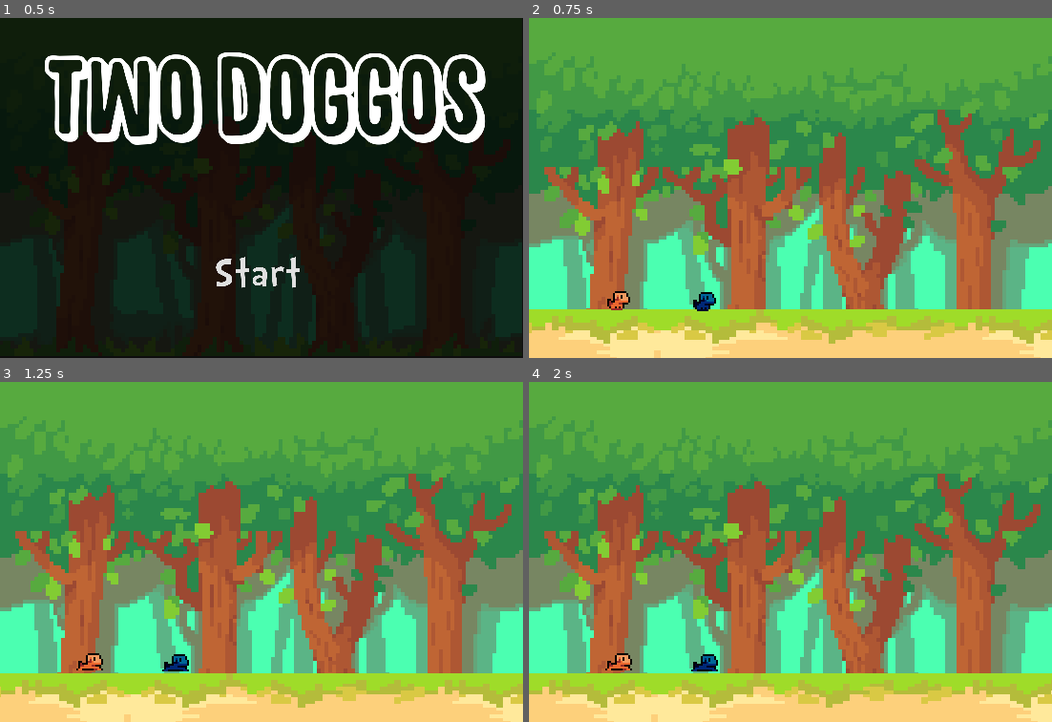
Above: before the commit, frames 1-4 (two rows, left to right).
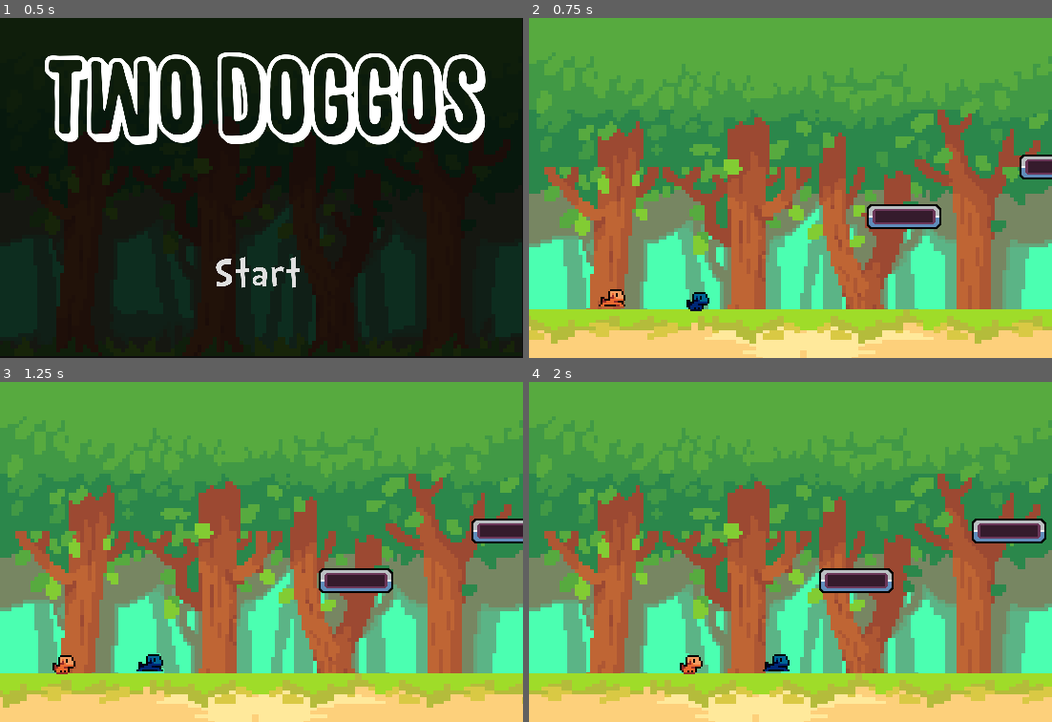
Above: after the commit, the same moments.

Repository: godotcon18jam/DashMaster
Game: Godot game, scene res://stages/menu.tscn
Same seed, same stepped clock (60 frames per second), same inputs: the game is played once before the commit and once after it. Before the commit the project starts from res://start.tscn.
Inputs:
- Up to frame 1 (0.5 s): no input
- Up to frame 2 (0.75 s): click "Start" at 0.5 s
- Up to frame 3 (1.25 s): no input
- Up to frame 4 (2 s): hold Right (ui_right) from 1.28 s (still down)

Frame 1 is identical in both runs. In frame 2, 9.6% of the frame differs, in the area x 0-100%, y 40-100%; in frame 3, 9.1%; in frame 4, 9.5%.

Commit message:
trying to fix velocity
A lot of fixes

Diff:
--- a/PlatformSpawner.gd
+++ /dev/null
@@ -1,13 +0,0 @@
-extends Node2D
-
-var PlatformNode = preload("res://platform.tscn")
-
-
-func _process(delta):
-    if get_node("Timer").is_stopped():
-        var platform = PlatformNode.instance()
-
-        platform.position.x = 137 + platform.get_node("sprite").texture.get_width()
-        platform.position.y = range(40, 80)[randi()%range(40, 80).size()]
-        add_child(platform)
-        get_node("Timer").start()
--- a/PlatformTest.tscn
+++ /dev/null
@@ -1,14 +0,0 @@
-[gd_scene load_steps=2 format=2]
-
-[ext_resource path="res://PlatformSpawner.gd" type="Script" id=1]
-
-[node name="spawner" type="Node2D"]
-
-script = ExtResource( 1 )
-
-[node name="Timer" type="Timer" parent="." index="0"]
-
-process_mode = 1
-wait_time = 0.8
-one_shot = true
-autostart = false
--- a/platform.gd
+++ /dev/null
@@ -1,11 +0,0 @@
-extends StaticBody2D
-
-
-onready var sprite = $sprite
-
-
-func _process(delta):
-    position.x -= self.get_viewport().size.x / 137 * 0.0025
-
-    if position.x + self.sprite.texture.get_width() < 0:
-        self.queue_free()
--- a/project.godot
+++ b/project.godot
@@ -11,16 +11,15 @@
 [application]
 
 config/name="DashMaster"
-run/main_scene="res://start.tscn"
+run/main_scene="res://stages/menu.tscn"
 config/icon="res://icon.png"
 
 [display]
 
 window/size/width=137
 window/size/height=89
-window/size/test_width=548
-window/size/test_height=356
-window/dpi/allow_hidpi=true
+window/size/test_width=1644
+window/size/test_height=1068
 window/stretch/mode="2d"
 
 [input]
@@ -32,10 +31,6 @@
 , Object(InputEventJoypadButton,"resource_local_to_scene":false,"resource_name":"","device":1,"button_index":12,"pressure":0.0,"pressed":false,"script":null)
  ]
 
-[physics]
-
-2d/default_gravity=235
-
 [rendering]
 
 environment/default_environment="res://default_env.tres"
--- a/scenes/main.tscn
+++ /dev/null
@@ -1,86 +0,0 @@
-[gd_scene load_steps=9 format=2]
-
-[ext_resource path="res://scripts/main.gd" type="Script" id=1]
-[ext_resource path="res://PlatformTest.tscn" type="PackedScene" id=2]
-[ext_resource path="res://assets/background_01.png" type="Texture" id=3]
-[ext_resource path="res://scripts/starting_platform.gd" type="Script" id=4]
-[ext_resource path="res://assets/starting_platform_1.png" type="Texture" id=5]
-[ext_resource path="res://player.tscn" type="PackedScene" id=6]
-[ext_resource path="res://sounds/theme-1.ogg" type="AudioStream" id=7]
-
-[sub_resource type="RectangleShape2D" id=1]
-
-custom_solver_bias = 0.0
-extents = Vector2( 33.7137, 6.73697 )
-
-[node name="main" type="Node"]
-
-script = ExtResource( 1 )
-
-[node name="spawner" parent="." index="0" instance=ExtResource( 2 )]
-
-_sections_unfolded = [ "Z Index" ]
-
-[node name="background" type="Sprite" parent="." index="1"]
-
-z_index = -1
-texture = ExtResource( 3 )
-centered = false
-_sections_unfolded = [ "Animation", "Offset", "Z Index" ]
-
-[node name="starting_platform" type="StaticBody2D" parent="." index="2"]
-
-editor/display_folded = true
-position = Vector2( 6, 78 )
-input_pickable = false
-collision_layer = 1
-collision_mask = 1
-constant_linear_velocity = Vector2( 0, 0 )
-constant_angular_velocity = 0.0
-friction = 1.0
-bounce = 0.0
-script = ExtResource( 4 )
-_sections_unfolded = [ "Collision", "Transform" ]
-
-[node name="sprite" type="Sprite" parent="starting_platform" index="0"]
-
-position = Vector2( -26.7124, 12.5906 )
-scale = Vector2( 0.895302, 0.895302 )
-texture = ExtResource( 5 )
-
-[node name="sprite2" type="Sprite" parent="starting_platform" index="1"]
-
-position = Vector2( 84.1665, 12.5906 )
-scale = Vector2( 0.895302, 0.895302 )
-texture = ExtResource( 5 )
-
-[node name="collision" type="CollisionShape2D" parent="starting_platform" index="2"]
-
-position = Vector2( 43.3824, 4.99213 )
-scale = Vector2( 2.91623, 1 )
-shape = SubResource( 1 )
-
-[node name="endmarker" type="Position2D" parent="starting_platform" index="3"]
-
-position = Vector2( 142, 0 )
-
-[node name="player1" parent="." index="3" instance=ExtResource( 6 )]
-
-position = Vector2( 23.6165, 73.9528 )
-JUMPSPEED = -110
-
-[node name="player2" parent="." index="4" instance=ExtResource( 6 )]
-
-position = Vector2( 46.0011, 73.6048 )
-JUMPSPEED = -110
-player = "player_2"
-
-[node name="music" type="AudioStreamPlayer2D" parent="." index="5"]
-
-stream = ExtResource( 7 )
-volume_db = 10.0
-autoplay = true
-max_distance = 2000.0
-attenuation = 1.0
-bus = "Master"
-area_mask = 1
--- a/platform.tscn
+++ b/scenes/platform.tscn
@@ -1,12 +1,12 @@
 [gd_scene load_steps=4 format=2]
 
-[ext_resource path="res://platform.gd" type="Script" id=1]
+[ext_resource path="res://scripts/platform.gd" type="Script" id=1]
 [ext_resource path="res://assets/energy-bar.png" type="Texture" id=2]
 
 [sub_resource type="RectangleShape2D" id=1]
 
 custom_solver_bias = 0.0
-extents = Vector2( 2.46379, 3.29323 )
+extents = Vector2( 10, 3.29323 )
 
 [node name="platform" type="StaticBody2D"]
 
@@ -28,8 +28,11 @@
 
 [node name="CollisionShape2D" type="CollisionShape2D" parent="." index="1"]
 
-position = Vector2( -0.0146036, -2.63452 )
-scale = Vector2( 3.93307, 0.196334 )
 shape = SubResource( 1 )
 one_way_collision = true
 _sections_unfolded = [ "Transform" ]
+
+[node name="marker" type="Position2D" parent="." index="2"]
+
+position = Vector2( 10, 0 )
+_sections_unfolded = [ "Transform" ]
--- a/player.tscn
+++ b/scenes/player.tscn
@@ -1,10 +1,10 @@
 [gd_scene load_steps=9 format=2]
 
-[ext_resource path="res://player.gd" type="Script" id=1]
-[ext_resource path="res://dog_1.png" type="Texture" id=2]
-[ext_resource path="res://dog_2.png" type="Texture" id=3]
-[ext_resource path="res://assets/dog_3.png" type="Texture" id=4]
-[ext_resource path="res://assets/dog_4.png" type="Texture" id=5]
+[ext_resource path="res://scripts/player.gd" type="Script" id=1]
+[ext_resource path="res://assets/dog_3.png" type="Texture" id=2]
+[ext_resource path="res://assets/dog_4.png" type="Texture" id=3]
+[ext_resource path="res://assets/dog_1.png" type="Texture" id=4]
+[ext_resource path="res://assets/dog_2.png" type="Texture" id=5]
 [ext_resource path="res://sounds/jump.wav" type="AudioStream" id=6]
 
 [sub_resource type="SpriteFrames" id=1]
@@ -12,12 +12,12 @@
 animations = [ {
 "frames": [ ExtResource( 2 ), ExtResource( 3 ) ],
 "loop": true,
-"name": "player_1",
+"name": "player_2",
 "speed": 5.0
 }, {
 "frames": [ ExtResource( 4 ), ExtResource( 5 ) ],
 "loop": true,
-"name": "player_2",
+"name": "player_1",
 "speed": 5.0
 } ]
 
@@ -26,13 +26,13 @@
 custom_solver_bias = 0.0
 extents = Vector2( 3.49923, 2.25009 )
 
-[node name="dog" type="RigidBody2D"]
+[node name="dog" type="RigidBody2D" index="0"]
 
 input_pickable = false
 collision_layer = 1
 collision_mask = 1
 mode = 2
-mass = 0.327023
+mass = 1.0
 friction = 1.0
 bounce = 0.0
 gravity_scale = 1.0
@@ -56,6 +56,7 @@
 scale = Vector2( 0.5, 0.5 )
 frames = SubResource( 1 )
 animation = "player_1"
+frame = 1
 playing = true
 _sections_unfolded = [ "Transform", "Z Index" ]
 
--- /dev/null
+++ b/scenes/spawner_platforms.tscn
@@ -0,0 +1,9 @@
+[gd_scene load_steps=2 format=2]
+
+[ext_resource path="res://scripts/spawner_platforms.gd" type="Script" id=1]
+
+[node name="spawner" type="Node2D"]
+
+script = ExtResource( 1 )
+
+[node name="container" type="Node" parent="." index="0"]
--- a/scripts/camera.gd
+++ b/scripts/camera.gd
@@ -4,5 +4,8 @@
 onready var player = get_parent().get_node("player")
 
 
-func _fixed_process(delta):
-    self.position = player.position
+func _process(delta):
+    # TODO: next thing is to add a count down before players starts
+
+    # camera moves forward
+    self.position.x += 10 * delta
--- a/scripts/main.gd
+++ b/scripts/game.gd
@@ -4,8 +4,8 @@
 func _ready():
     randomize()
 
-    $player1.connect("died", self, "_player_1_died")
-    $player2.connect("died", self, "_player_2_died")
+    #$player1.connect("died", self, "_player_1_died")
+    #$player2.connect("died", self, "_player_2_died")
 
 
 func _player_1_died():
--- /dev/null
+++ b/scripts/menu.gd
@@ -0,0 +1,9 @@
+extends CanvasLayer
+
+
+func _ready():
+    $start.connect("pressed", self, "_on_start_pressed")
+
+
+func _on_start_pressed():
+    get_tree().change_scene("res://stages/game.tscn")
--- /dev/null
+++ b/scripts/platform.gd
@@ -0,0 +1,10 @@
+extends StaticBody2D
+
+
+onready var camera = get_tree().get_current_scene().get_node("camera")
+
+
+func _process(delta):
+    if $marker.global_position.x < self.camera.global_position.x:
+        print("cleaning platform")
+        self.queue_free()
--- a/player.gd
+++ b/scripts/player.gd
@@ -15,9 +15,15 @@
     $sprite.animation = self.player
 
 
-func _process(delta):
+func _physics_process(delta):
+    if Input.is_action_pressed("ui_right"):
+        self.apply_impulse(Vector2(0, 0), Vector2(4, 0))
+
+    if Input.is_action_pressed("ui_left"):
+        self.apply_impulse(Vector2(0, 0), Vector2(-4, 0))
+
     if Input.is_action_just_pressed("%s_up" % self.player) and self.jump_count < 2:
-        self.linear_velocity.y = JUMPSPEED
+        self.set_axis_velocity(Vector2(1, -50))
         self.jump_count += 1
         $sound_jump.play()
 
--- /dev/null
+++ b/scripts/spawner_platforms.gd
@@ -0,0 +1,32 @@
+extends Node2D
+
+const scn_platforms = preload("res://scenes/platform.tscn")
+const AMOUNT_TO_FILL_VIEW = 7
+
+
+func _ready():
+    randomize()
+    for i in range(AMOUNT_TO_FILL_VIEW):
+        spawn_and_move()
+
+
+func spawn_and_move():
+    print("spawn and move")
+    spawn_platform()
+    go_next_pos()
+
+
+func spawn_platform():
+    var new_platform = scn_platforms.instance()
+
+    new_platform.position = self.position
+    new_platform.position.y = int(rand_range(30, 70))
+
+    # each new platform has its tree_exited signal connected to
+    # the spawn_and_move function
+    new_platform.connect("tree_exited", self, "spawn_and_move")
+    $container.add_child(new_platform)
+
+
+func go_next_pos():
+    self.position = position + Vector2(40, 0)
--- a/scripts/start.gd
+++ /dev/null
@@ -1,12 +0,0 @@
-extends CanvasLayer
-
-# class member variables go here, for example:
-# var a = 2
-# var b = "textvar"
-
-func _ready():
-    $start.connect("pressed", self, "_on_start_pressed")
-
-
-func _on_start_pressed():
-    get_tree().change_scene("res://scenes/main.tscn")
--- a/scripts/starting_platform.gd
+++ b/scripts/starting_platform.gd
@@ -4,11 +4,3 @@
 onready var sprite = $sprite
 
 onready var endmarker = $endmarker
-
-
-func _process(delta):
-    position.x -= self.get_viewport().size.x / 137 * 0.0025
-
-    if self.endmarker.position.x < 0:
-        print("cleaning ")
-        self.queue_free()
--- /dev/null
+++ b/stages/game.tscn
@@ -0,0 +1,124 @@
+[gd_scene load_steps=10 format=2]
+
+[ext_resource path="res://scripts/game.gd" type="Script" id=1]
+[ext_resource path="res://scripts/camera.gd" type="Script" id=2]
+[ext_resource path="res://scripts/starting_platform.gd" type="Script" id=3]
+[ext_resource path="res://assets/starting_platform_1.png" type="Texture" id=4]
+[ext_resource path="res://scenes/spawner_platforms.tscn" type="PackedScene" id=5]
+[ext_resource path="res://scenes/player.tscn" type="PackedScene" id=6]
+[ext_resource path="res://sounds/theme-1.ogg" type="AudioStream" id=7]
+[ext_resource path="res://assets/background_01.png" type="Texture" id=8]
+
+[sub_resource type="RectangleShape2D" id=1]
+
+custom_solver_bias = 0.0
+extents = Vector2( 109.558, 6.73697 )
+
+[node name="main" type="Node"]
+
+script = ExtResource( 1 )
+
+[node name="camera" type="Camera2D" parent="." index="0"]
+
+anchor_mode = 0
+rotating = false
+current = true
+zoom = Vector2( 1, 1 )
+limit_left = -10000000
+limit_top = -10000000
+limit_right = 10000000
+limit_bottom = 10000000
+limit_smoothed = false
+drag_margin_h_enabled = true
+drag_margin_v_enabled = true
+smoothing_enabled = false
+smoothing_speed = 5.0
+offset_v = 0.0
+offset_h = 0.0
+drag_margin_left = 0.2
+drag_margin_top = 0.2
+drag_margin_right = 0.2
+drag_margin_bottom = 0.2
+editor_draw_screen = true
+editor_draw_limits = false
+editor_draw_drag_margin = false
+script = ExtResource( 2 )
+_sections_unfolded = [ "Transform" ]
+
+[node name="starting_platform" type="StaticBody2D" parent="." index="1"]
+
+editor/display_folded = true
+position = Vector2( 6, 78 )
+input_pickable = false
+collision_layer = 1
+collision_mask = 1
+constant_linear_velocity = Vector2( 0, 0 )
+constant_angular_velocity = 0.0
+friction = 1.0
+bounce = 0.0
+script = ExtResource( 3 )
+_sections_unfolded = [ "Collision", "Linear", "Transform" ]
+
+[node name="sprite" type="Sprite" parent="starting_platform" index="0"]
+
+position = Vector2( 13.2876, 12.5906 )
+scale = Vector2( 0.895302, 0.895302 )
+texture = ExtResource( 4 )
+
+[node name="sprite2" type="Sprite" parent="starting_platform" index="1"]
+
+position = Vector2( 124.166, 12.5906 )
+scale = Vector2( 0.895302, 0.895302 )
+texture = ExtResource( 4 )
+
+[node name="collision" type="CollisionShape2D" parent="starting_platform" index="2"]
+
+position = Vector2( 72, 5 )
+shape = SubResource( 1 )
+_sections_unfolded = [ "Transform" ]
+
+[node name="endmarker" type="Position2D" parent="starting_platform" index="3"]
+
+position = Vector2( 182.734, -1.22379 )
+_sections_unfolded = [ "Transform" ]
+
+[node name="spawner" parent="." index="2" instance=ExtResource( 5 )]
+
+position = Vector2( 100, 89 )
+_sections_unfolded = [ "Transform", "Z Index" ]
+
+[node name="player1" parent="." index="3" instance=ExtResource( 6 )]
+
+position = Vector2( 23.6165, 73.9528 )
+JUMPSPEED = -110
+
+[node name="player2" parent="." index="4" instance=ExtResource( 6 )]
+
+position = Vector2( 46.0011, 73.6048 )
+JUMPSPEED = -110
+player = "player_2"
+
+[node name="music" type="AudioStreamPlayer2D" parent="." index="5"]
+
+stream = ExtResource( 7 )
+volume_db = 10.0
+autoplay = true
+max_distance = 2000.0
+attenuation = 1.0
+bus = "Master"
+area_mask = 1
+
+[node name="background" type="CanvasLayer" parent="." index="6"]
+
+layer = -1
+offset = Vector2( 0, 0 )
+rotation = 0.0
+scale = Vector2( 1, 1 )
+transform = Transform2D( 1, 0, 0, 1, 0, 0 )
+
+[node name="sprite" type="Sprite" parent="background" index="0"]
+
+z_index = -1
+texture = ExtResource( 8 )
+centered = false
+_sections_unfolded = [ "Animation", "Offset", "Z Index" ]
--- a/start.tscn
+++ b/stages/menu.tscn
@@ -1,11 +1,11 @@
 [gd_scene load_steps=7 format=2]
 
-[ext_resource path="res://scripts/start.gd" type="Script" id=1]
+[ext_resource path="res://scripts/menu.gd" type="Script" id=1]
 [ext_resource path="res://assets/background_01.png" type="Texture" id=2]
 [ext_resource path="res://fonts/Doctor Soos Light 1.1.ttf" type="DynamicFontData" id=3]
 [ext_resource path="res://fonts/SugarpunchDEMO.otf" type="DynamicFontData" id=4]
 
-[sub_resource type="DynamicFont" id=4]
+[sub_resource type="DynamicFont" id=1]
 
 size = 64
 use_mipmaps = true
@@ -21,7 +21,7 @@
 font_data = ExtResource( 4 )
 _sections_unfolded = [ "Font", "Settings" ]
 
-[node name="CanvasLayer" type="CanvasLayer" index="0"]
+[node name="menu" type="CanvasLayer" index="0"]
 
 layer = 1
 offset = Vector2( 0, 0 )
@@ -30,7 +30,7 @@
 transform = Transform2D( 1, 0, 0, 1, 0, 0 )
 script = ExtResource( 1 )
 
-[node name="Sprite" type="Sprite" parent="." index="0"]
+[node name="background" type="Sprite" parent="." index="0"]
 
 position = Vector2( 68.2679, 44.2289 )
 scale = Vector2( 0.998757, 0.995699 )
Renamed: dog_1.png -> assets/dog_1.png
Not shown, changed: assets/dog_1.png.import
Renamed: dog_2.png -> assets/dog_2.png
Not shown, changed: assets/dog_2.png.import
Binary file removed: dog.png
Not shown, removed: dog_2.png.import
Renamed: scenes/game_over.tscn -> stages/game_over.tscn
Not shown: 3 places in stages/menu.tscn that only renumber resources
